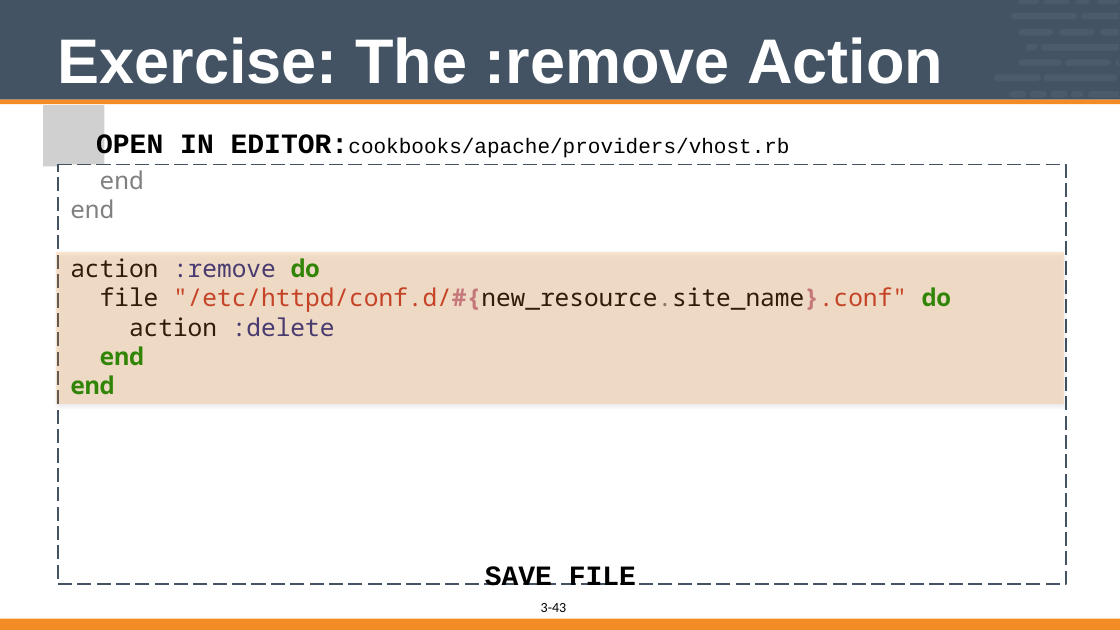
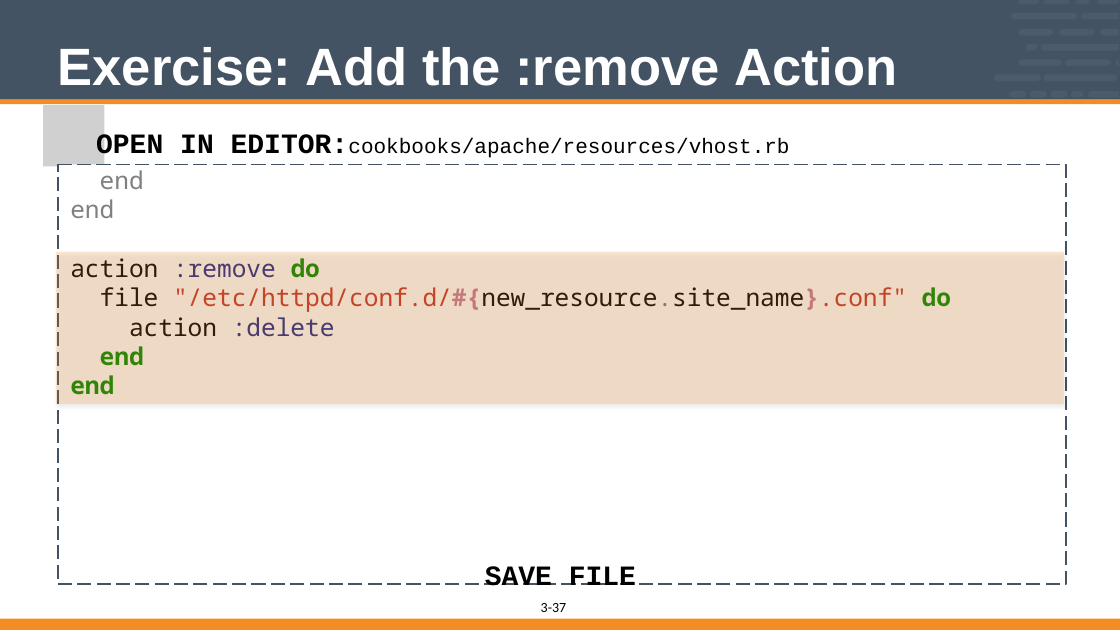
Before and after one commit to vinyar/chef-intermediate, a slide deck: slide 37 of 03-building_custom_resources.pptx (slide 43 before the commit). Drawn at 1120x630 pixels with LibreOffice and Linux fonts; fonts in the diff are those of the drawing; grey boxes stand for pictures. Boxes give left, top, right and bottom in pixels: in the first picture for what was removed or moved away, otherwise in the second. Text is boxed around its words. In the diff, an @@ line names an element or a change of style, - is before the commit and + after.

Commit message:
add support for new resource

```diff
--- a/03-building_custom_resources.pptx
+++ b/03-building_custom_resources.pptx
@@ title at [58, 47, 897, 86]: text changed; size 72 to 60 pt @@
-Exercise: The :remove Action
+Exercise: Add the :remove Action
@@ text at [96, 134, 789, 158]: text changed @@
-OPEN IN EDITOR:cookbooks/apache/providers/vhost.rb
+OPEN IN EDITOR:cookbooks/apache/resources/vhost.rb
@@ page number at [552, 603, 566, 612]: text changed @@
-43
+37
```
Also in this commit, not shown: 18 other slides changed, 6 slides removed, 1 other file.
